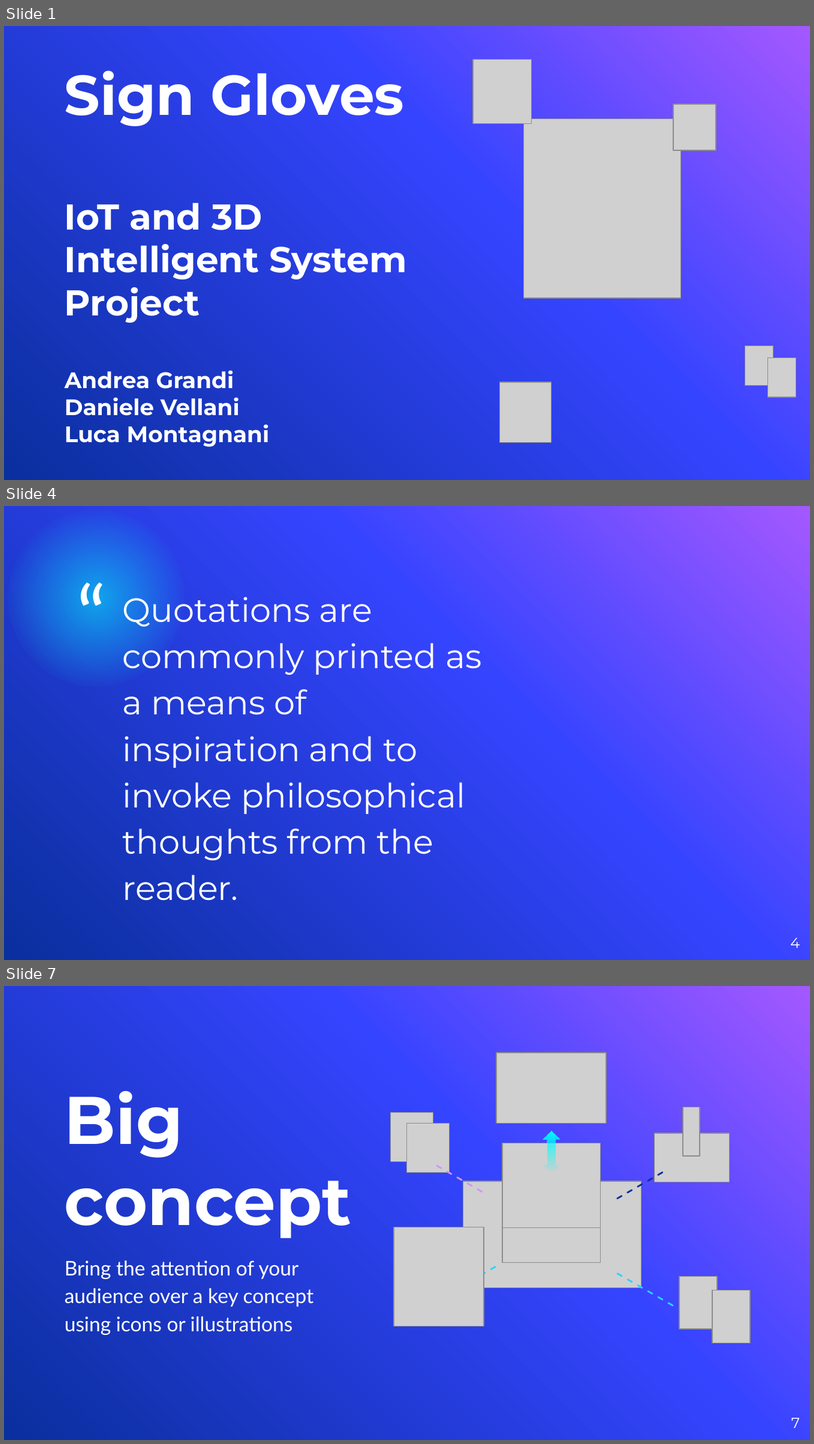
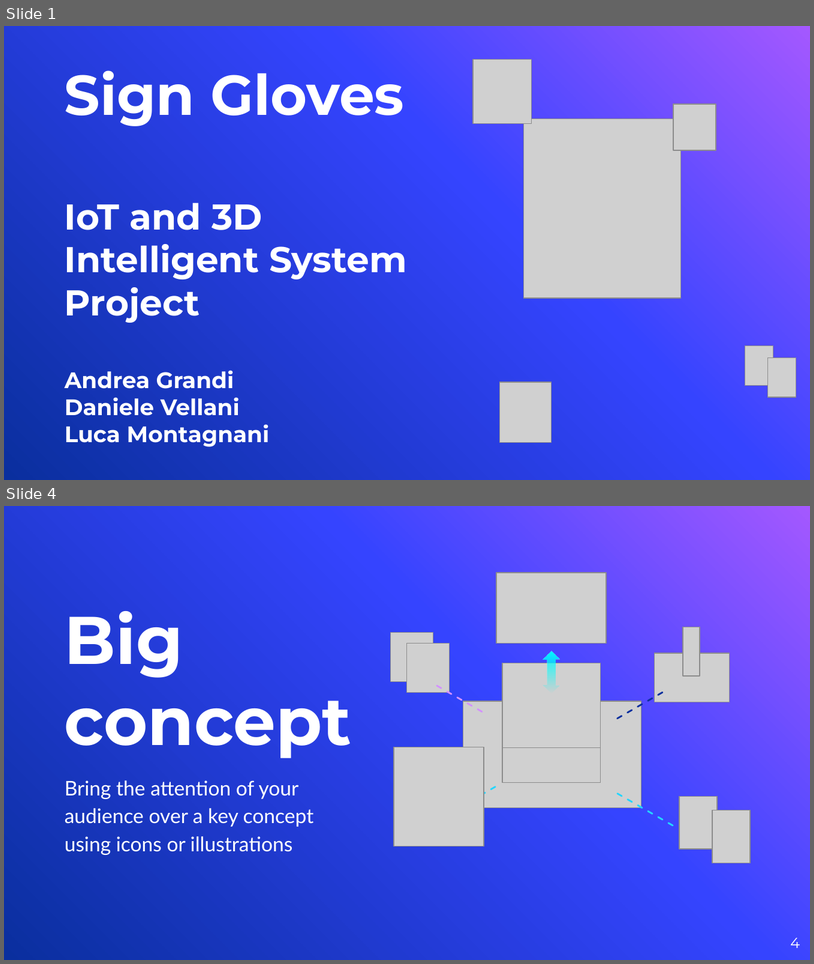
Before and after one commit to andrea-grandi/iot_project, a slide deck: presentation/presentation.pptx. Shown one above the other, each under a label of ours: slides 1, 4 and 7 before the commit, slides 1 and 4 after it; the slides between them are not shown. The pictures are 814x1444 and 814x964 pixels, drawn with LibreOffice and Linux fonts; fonts in the diff are those of the drawing; grey boxes stand for pictures; background and template pictures are left out. Boxes give left, top, right and bottom in pixels: in the first picture for what was removed or moved away, otherwise in the second. Text is boxed around its words. In the diff, an @@ line names an element or a change of style, - is before the commit and + after.

```diff
--- a/presentation/presentation.pptx
+++ b/presentation/presentation.pptx
@@ slide 4 removed at bbox=[4, 506, 810, 960], background picture (left out) @@
@@ ellipse removed at bbox=[8, 510, 185, 687] @@
@@ text removed at bbox=[77, 564, 131, 621] @@
-“
@@ text removed at bbox=[123, 589, 482, 900] @@
-Quotations are commonly printed as a means of inspiration and to invoke philosophical thoughts from the reader.
@@ page number removed at bbox=[791, 937, 800, 948] @@
-4
@@ what was slide 7 is now slide 4 @@
@@ page number at bbox=[791, 937, 800, 948]: text changed @@
-7
+4
```
Also in this commit, not shown: 6 slides changed, 3 other slides removed.
